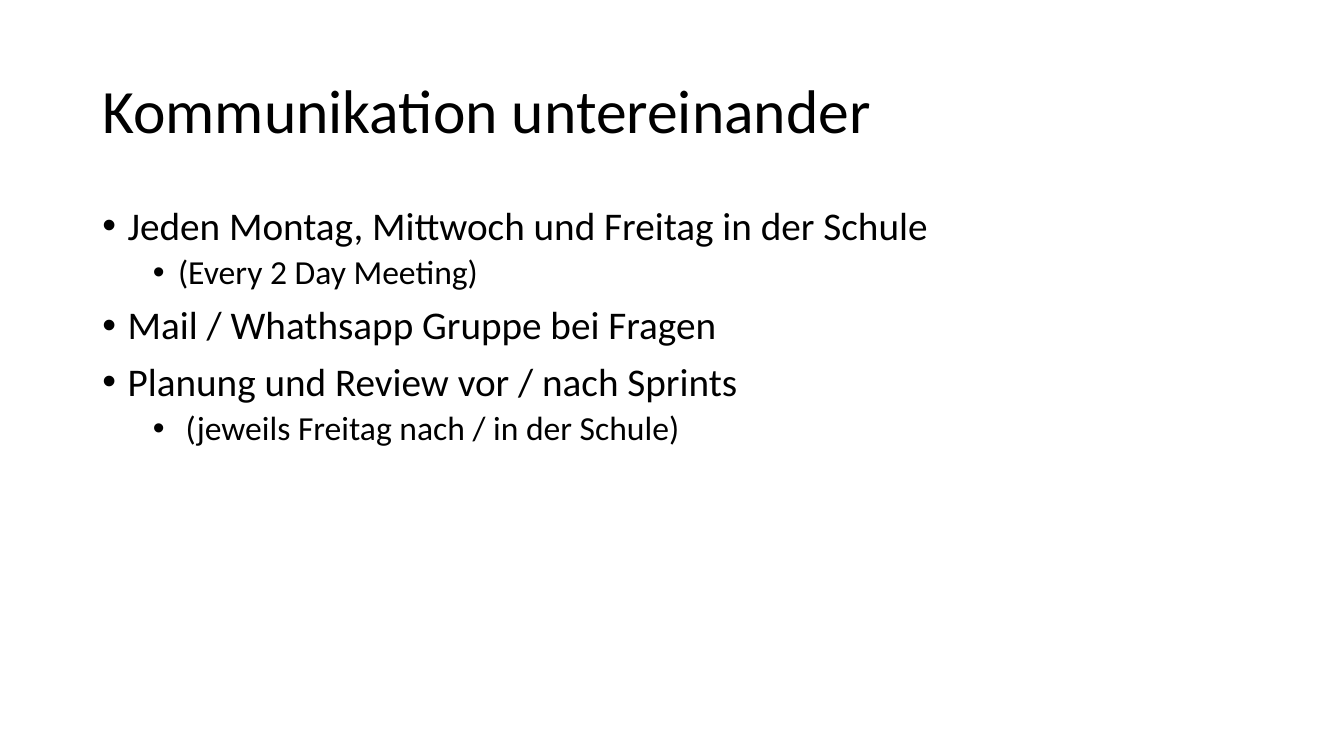
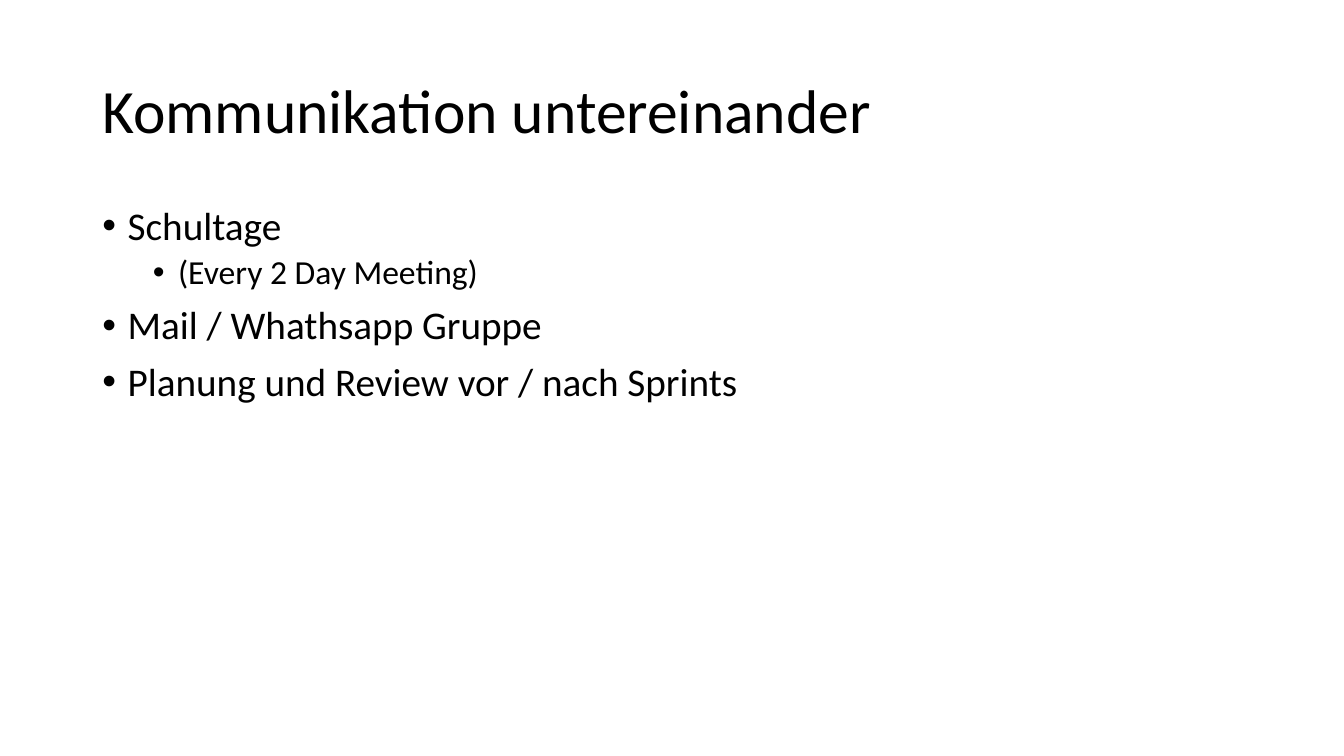
Before and after one commit to schne5/ch.bfh.bti7081.s2016.orange, a slide deck: slide 10 of doc/Task02/Task 2_orange.pptx. Drawn at 1344x756 pixels with LibreOffice and Linux fonts; fonts in the diff are those of the drawing. Boxes give left, top, right and bottom in pixels: in the first picture for what was removed or moved away, otherwise in the second. Text is boxed around its words. In the diff, an @@ line names an element or a change of style, - is before the commit and + after.

```diff
--- a/doc/Task02/Task 2_orange.pptx
+++ b/doc/Task02/Task 2_orange.pptx
@@ text at box(128, 212, 282, 247): text changed @@
-• Jeden Montag, Mittwoch und Freitag in der Schule
+• Schultage
@@ text at box(128, 311, 541, 346): text changed @@
-• Mail / Whathsapp Gruppe bei Fragen
+• Mail / Whathsapp Gruppe
@@ text at box(186, 415, 679, 446): paragraph removed @@
-  • (jeweils Freitag nach / in der Schule)
```
Also in this commit, not shown: 8 other slides changed.
